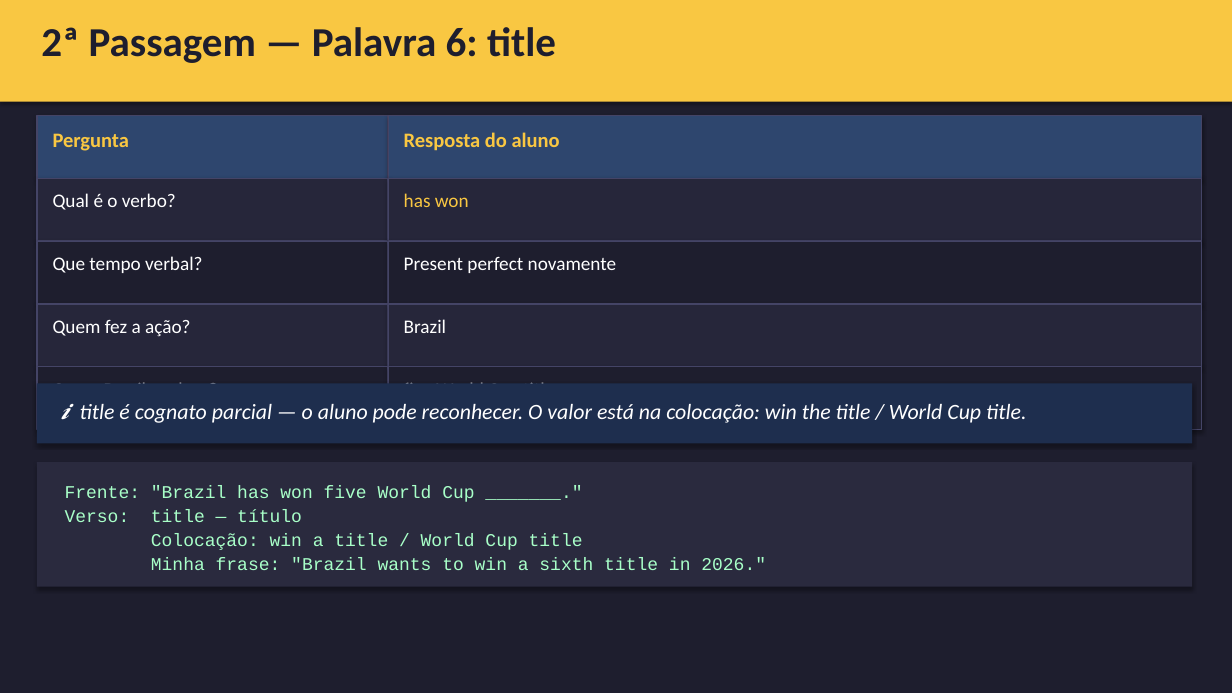
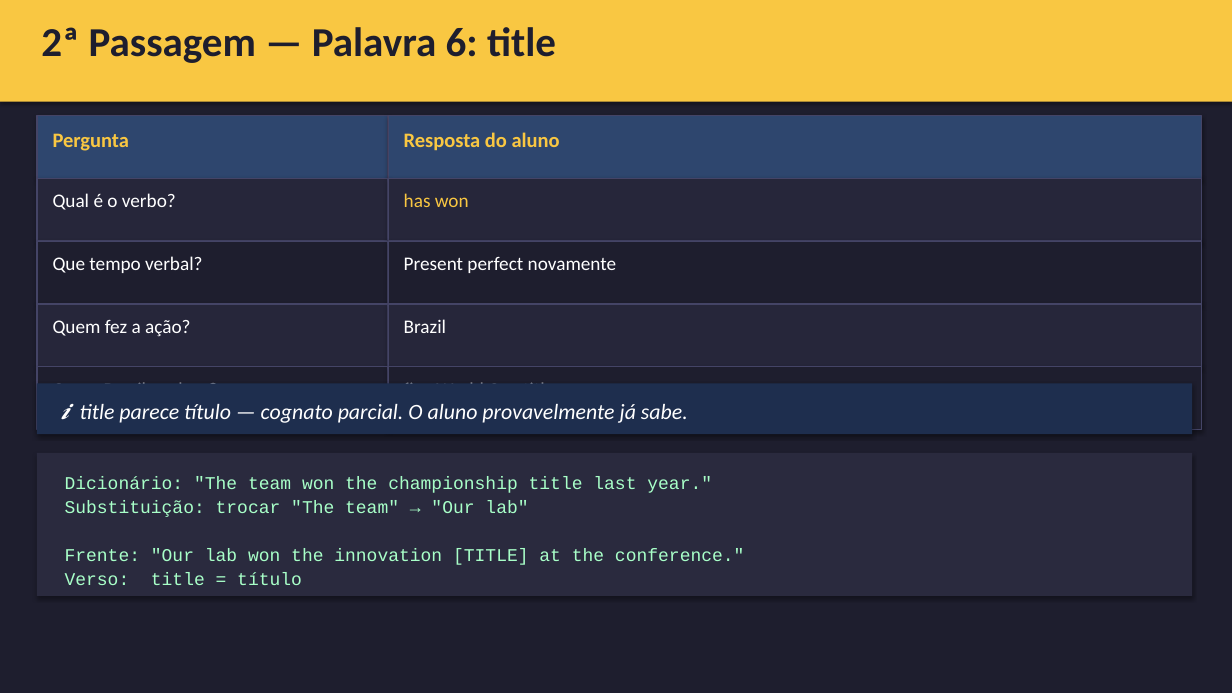
Before and after one commit to emadruga/StudyAmigoApp, a slide deck: slide 22 of placement_exam/planning_E02/E02_slides_Tier1_Duas_Passagem_v1.0.pptx. Drawn at 1232x693 pixels with LibreOffice and Linux fonts; fonts in the diff are those of the drawing. Boxes give left, top, right and bottom in pixels: in the first picture for what was removed or moved away, otherwise in the second. Text is boxed around its words. In the diff, an @@ line names an element or a change of style, - is before the commit and + after.

```diff
--- a/placement_exam/planning_E02/E02_slides_Tier1_Duas_Passagem_v1.0.pptx
+++ b/placement_exam/planning_E02/E02_slides_Tier1_Duas_Passagem_v1.0.pptx
@@ rectangle: place and size @@
-rectangle at <box>37,384,1192,444</box>
+rectangle at <box>37,384,1192,434</box>
@@ text at <box>60,404,688,423</box>: text changed @@
-ℹ title é cognato parcial — o aluno pode reconhecer. O valor está na colocação: win the title / World Cup title.
+ℹ title parece título — cognato parcial. O aluno provavelmente já sabe.
@@ rectangle: place and size @@
-rectangle at <box>37,462,1192,587</box>
+rectangle at <box>37,453,1192,596</box>
@@ text at <box>65,476,745,585</box>: text changed @@
-Frente: "Brazil has won five World Cup _______."
-Verso: title — título
-Colocação: win a title / World Cup title
-Minha frase: "Brazil wants to win a sixth title in 2026."
+Dicionário: "The team won the championship title last year."
+Substituição: trocar "The team" → "Our lab"
+Frente: "Our lab won the innovation [TITLE] at the conference."
+Verso: title = título
```
Also in this commit, not shown: 12 other slides changed, 1 other file.
